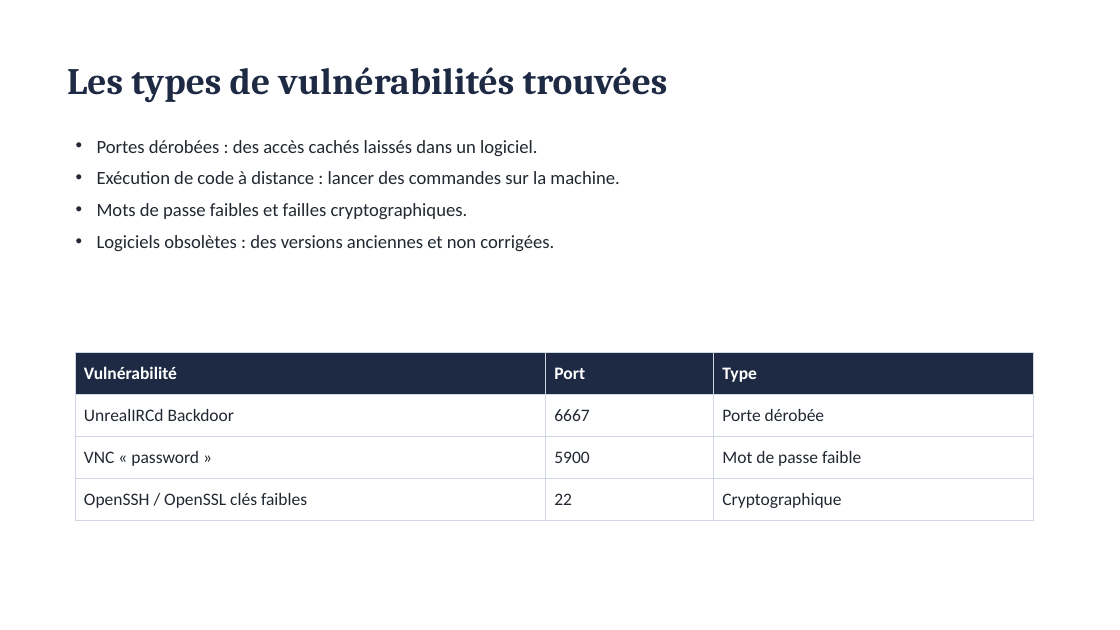
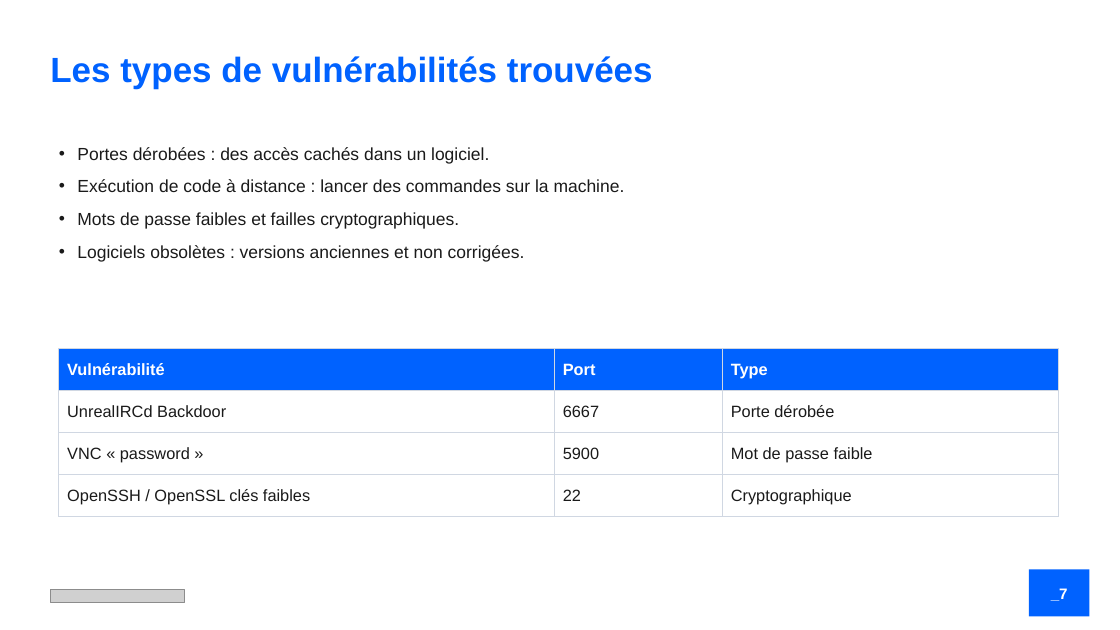
Before and after one commit to samet-ari/nessus-metasploit-lab, a slide deck: slide 7 of presentation/Presentation_Nessus_Metasploit.pptx. Drawn at 1120x630 pixels with LibreOffice and Linux fonts; fonts in the diff are those of the drawing; grey boxes stand for pictures. Boxes give left, top, right and bottom in pixels: in the first picture for what was removed or moved away, otherwise in the second. Text is boxed around its words. In the diff, an @@ line names an element or a change of style, - is before the commit and + after.

```diff
--- a/presentation/Presentation_Nessus_Metasploit.pptx
+++ b/presentation/Presentation_Nessus_Metasploit.pptx
@@ text "Les types de vulnérabilités trouvées": place and size @@
-text "Les types de vulnérabilités trouvées" at [67,67,668,102]
+text "Les types de vulnérabilités trouvées" at [50,56,653,89]
@@ text "Les types de vulnérabilités trouvées" at [50,56,653,89]: size 32 to 30 pt, font Cambria to Arial, text colour #1E2A44 to #0062FF @@
@@ text "Portes dérobées : des accès ...": place and size @@
-text "Portes dérobées : des accès ..." at [97,140,619,251]
+text "Portes dérobées : des accès ..." at [77,147,625,262]
@@ text at [77,147,489,164]: text changed; size 16 to 15 pt; font Calibri to Arial; text colour #222831 to #1A1A1A @@
-• Portes dérobées : des accès cachés laissés dans un logiciel.
+• Portes dérobées : des accès cachés dans un logiciel.
@@ text at [77,179,625,229]: size 16 to 15 pt, font Calibri to Arial, text colour #222831 to #1A1A1A in "Exécution de code à distance : lancer ...", "Mots de passe faibles et failles cryptographiques."; indent changed; more space between paragraphs @@
@@ text at [77,245,525,262]: text changed; size 16 to 15 pt; font Calibri to Arial; text colour #222831 to #1A1A1A @@
-• Logiciels obsolètes : des versions anciennes et non corrigées.
+• Logiciels obsolètes : versions anciennes et non corrigées.
@@ table at [59,349,1059,509] @@
@@ fill #1E2A44 to #0062FF in row 1 @@
@@ size 15 to 14 pt, font Calibri to Arial @@
@@ text colour #222831 to #1A1A1A in "UnrealIRCd Backdoor", "6667", "Porte dérobée", "VNC « password »" and 5 more places @@
@@ table: place and size @@
-table at [76,353,1033,512]
+table at [59,349,1059,509]
@@ picture added at [50,590,185,602] @@
@@ rectangle added at [1029,570,1090,617], fill #0062FF @@
@@ text added at [1051,588,1068,601], 13 pt, text #FFFFFF, bold @@
+_7
```
Also in this commit, not shown: 9 other slides changed, 4 slides added, 3 slides removed.
